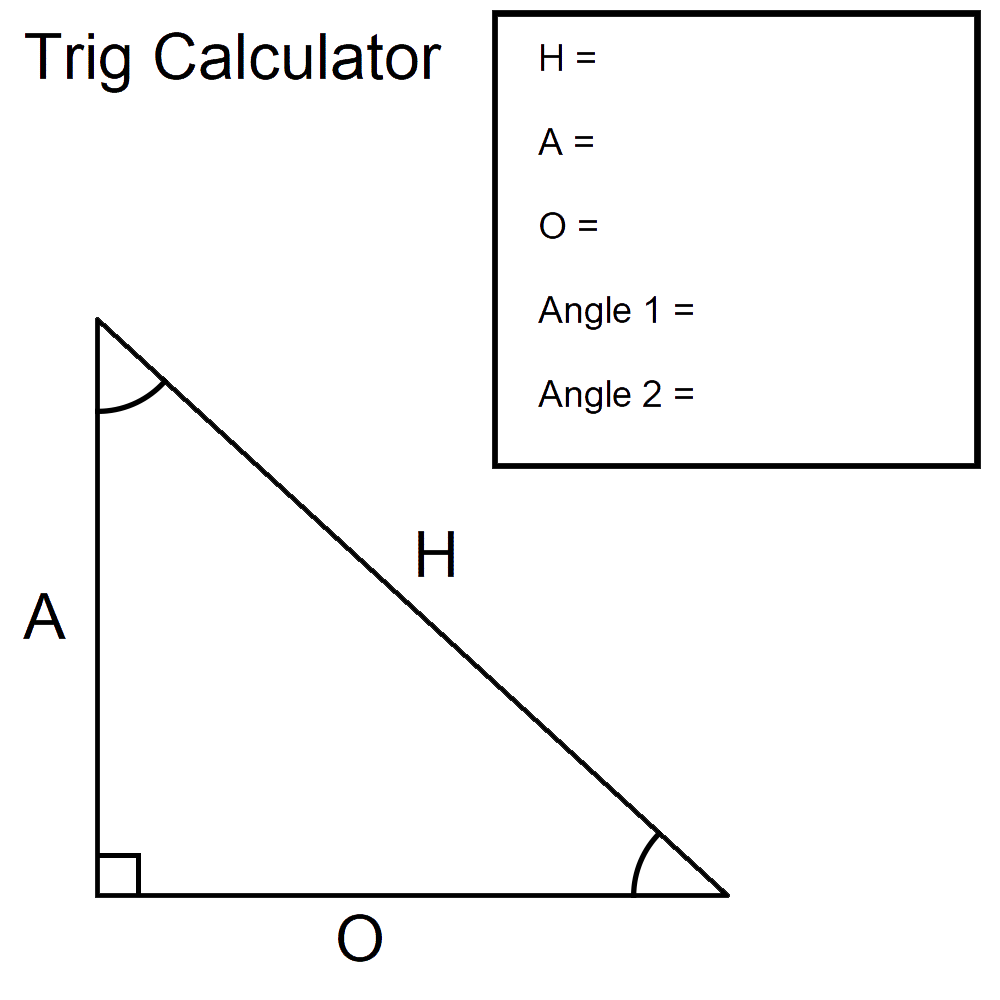
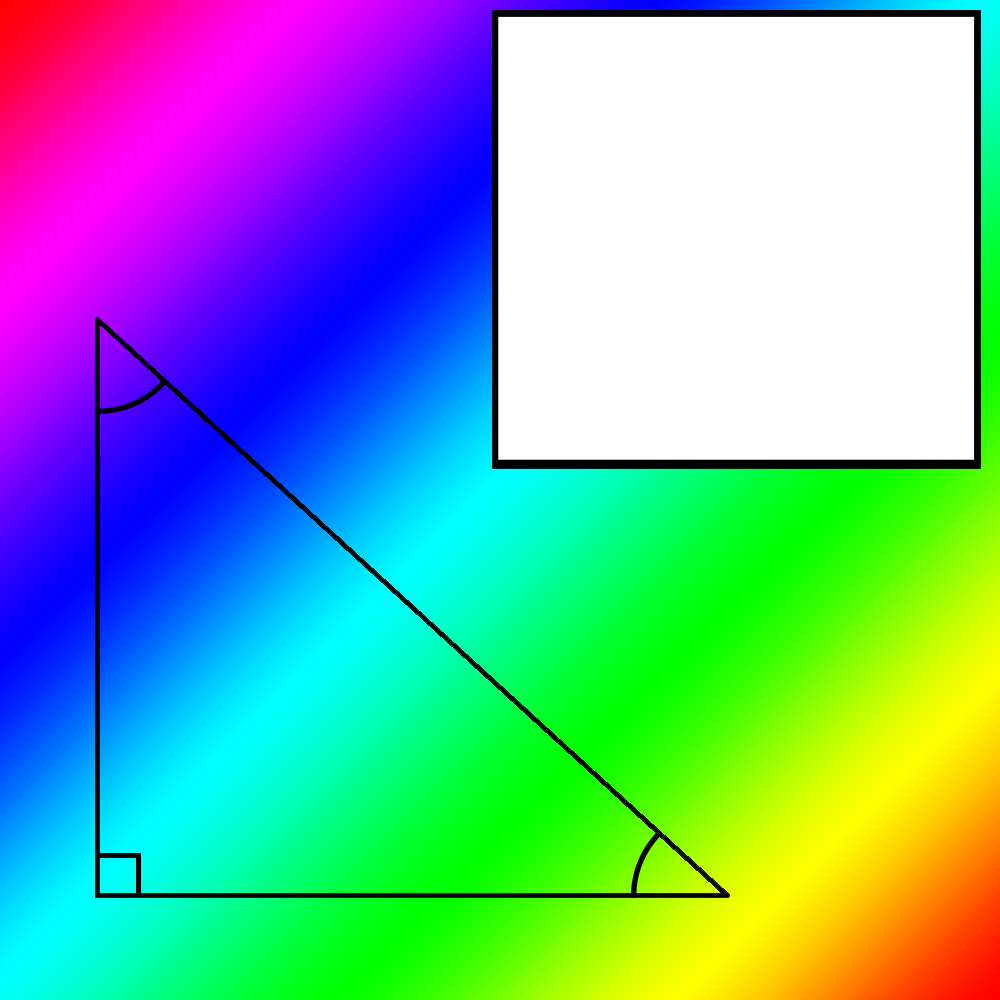
Layer changes from the first w=1000, h=1000 image to the second:
painted on "Updatedgraphic" over [left=23, top=32, right=694, bottom=962]
added layer "Rectangle 2" above "Layer 0" over [left=493, top=10, right=980, bottom=464]
renamed "Background" to "Layer 0", showed it, painted on it over [left=0, top=0, right=1000, bottom=1000]
